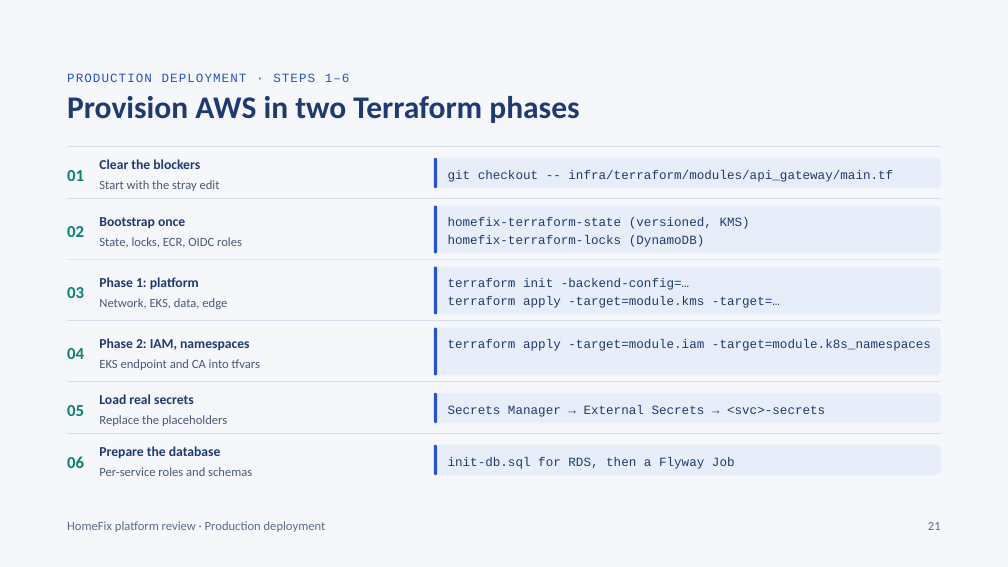
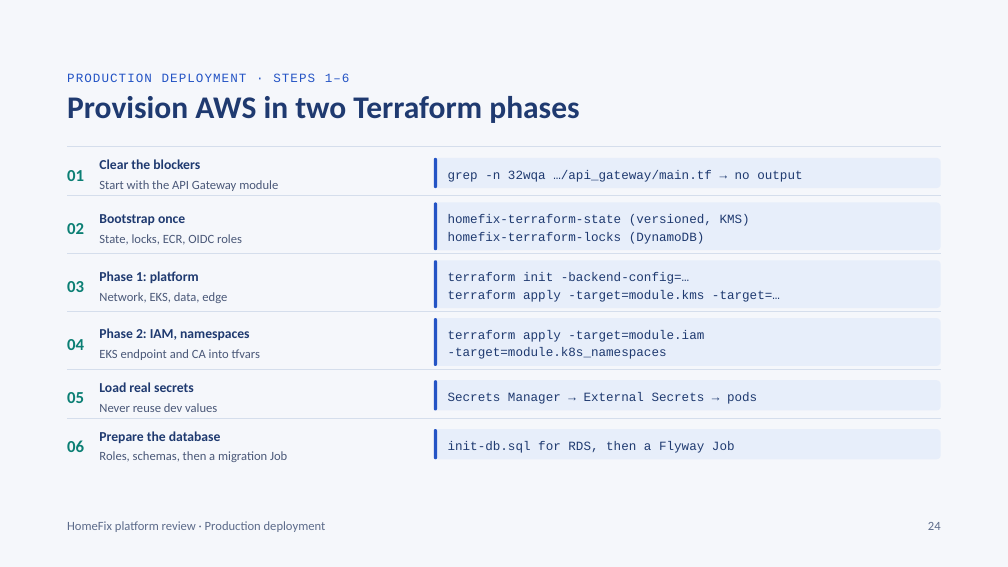
Before and after one commit to KripaGIT009/home-fix, a slide deck: slide 24 of docs/HomeFix_Design_Deck.pptx (slide 21 before the commit). Drawn at 1008x567 pixels with LibreOffice and Linux fonts; fonts in the diff are those of the drawing. Boxes give left, top, right and bottom in pixels: in the first picture for what was removed or moved away, otherwise in the second. Text is boxed around its words. In the diff, an @@ line names an element or a change of style, - is before the commit and + after.

```diff
--- a/docs/HomeFix_Design_Deck.pptx
+++ b/docs/HomeFix_Design_Deck.pptx
@@ text at bbox=[448, 170, 802, 182]: text changed @@
-git checkout -- infra/terraform/modules/api_gateway/main.tf
+grep -n 32wqa …/api_gateway/main.tf → no output
@@ text at bbox=[99, 180, 278, 191]: text changed @@
-Start with the stray edit
+Start with the API Gateway module
@@ 4 texts, 2 lines, 2 rounded rectangles: place and size @@
-4 texts, 2 lines, 2 rounded rectangles at bbox=[67, 199, 941, 315]
+4 texts, 2 lines, 2 rounded rectangles at bbox=[67, 196, 941, 308]
@@ 3 texts, 2 rounded rectangles, 1 line: place and size @@
-3 texts, 2 rounded rectangles, 1 line at bbox=[67, 321, 941, 375]
+3 texts, 2 rounded rectangles, 1 line at bbox=[67, 312, 941, 366]
@@ text at bbox=[448, 330, 704, 359]: text changed @@
-terraform apply -target=module.iam -target=module.k8s_namespaces
+terraform apply -target=module.iam
+-target=module.k8s_namespaces
@@ 5 texts, 4 rounded rectangles, 2 lines: place and size @@
-5 texts, 4 rounded rectangles, 2 lines at bbox=[67, 382, 941, 475]
+5 texts, 4 rounded rectangles, 2 lines at bbox=[67, 369, 941, 460]
@@ text at bbox=[99, 403, 217, 412]: text changed @@
-Replace the placeholders
+Never reuse dev values
@@ text at bbox=[448, 392, 757, 404]: text changed @@
-Secrets Manager → External Secrets → <svc>-secrets
+Secrets Manager → External Secrets → pods
@@ text at bbox=[99, 451, 287, 462]: text changed @@
-Per-service roles and schemas
+Roles, schemas, then a migration Job
@@ text at bbox=[928, 522, 941, 530]: text changed @@
-21
+24
```
Also in this commit, not shown: 26 other slides changed, 7 slides added, 2 slides removed, 8 other files.
